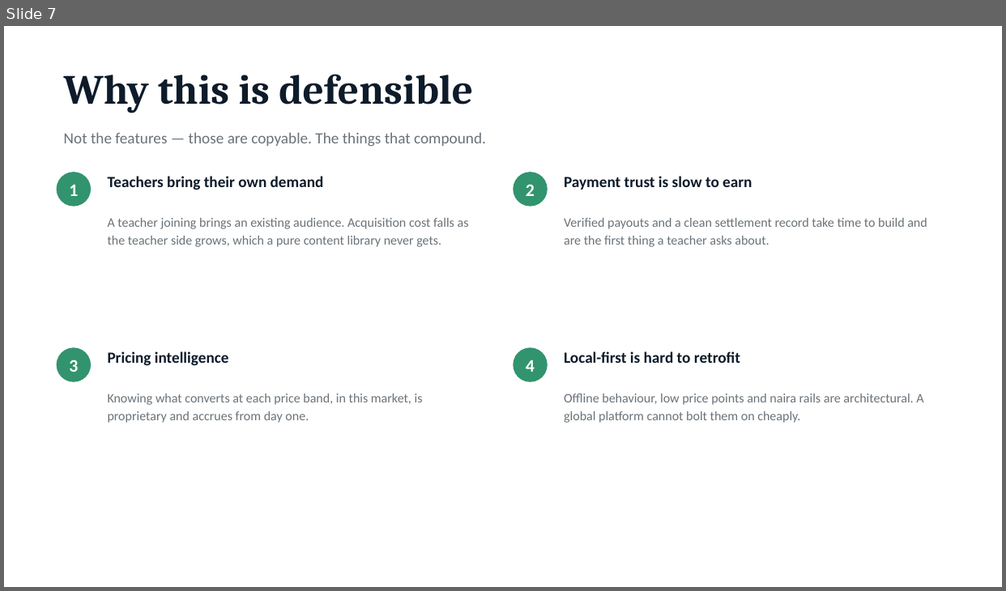
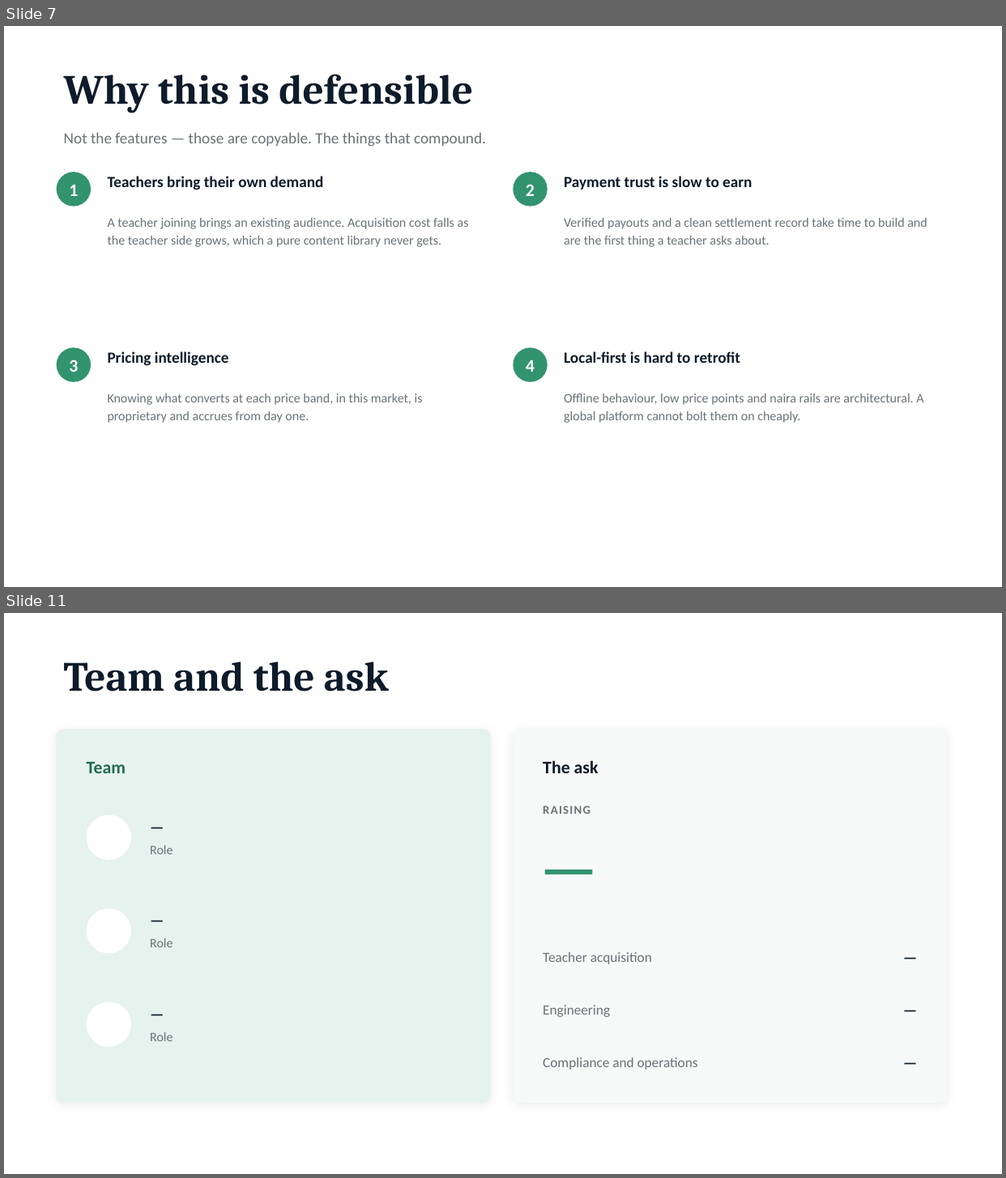
Before and after one commit to Usmandankama/padi_learn, a slide deck: docs/decks/PadiLearn-Investor-Pitch.pptx. Shown one above the other, each under a label of ours: slide 7 before the commit, slides 7 and 11 after it; the slides between them are not shown. The pictures are 1006x591 and 1006x1178 pixels, drawn with LibreOffice and Linux fonts; fonts in the diff are those of the drawing. Boxes give left, top, right and bottom in pixels: in the first picture for what was removed or moved away, otherwise in the second. Text is boxed around its words. In the diff, an @@ line names an element or a change of style, - is before the commit and + after.

```diff
--- a/docs/decks/PadiLearn-Investor-Pitch.pptx
+++ b/docs/decks/PadiLearn-Investor-Pitch.pptx
@@ slide 11 added at bbox=[4, 613, 1002, 1174], background #FFFFFF @@
@@ text added at bbox=[64, 662, 389, 692], 40 pt, text #0D1B2A, bold @@
+Team and the ask
@@ rounded rectangle added at bbox=[57, 729, 491, 1103], fill #E6F2ED @@
@@ rounded rectangle added at bbox=[513, 729, 948, 1103], fill #F7F9F8 @@
@@ text added at bbox=[87, 762, 126, 773], 17 pt, text #236B50, bold @@
+Team
@@ text added at bbox=[543, 760, 599, 773], 17 pt, text #0D1B2A, bold @@
+The ask
@@ text added at bbox=[543, 806, 590, 814], 11.5 pt, text #6A7278, bold @@
+RAISING
@@ ellipse added at bbox=[87, 815, 131, 860], fill #FFFFFF @@
@@ text added at bbox=[150, 814, 457, 840], 15 pt, text #0D1B2A, bold @@
+—
@@ text added at bbox=[543, 826, 918, 905], 50 pt, text #32936F, bold @@
+—
@@ text added at bbox=[150, 845, 172, 854], 12.5 pt, text #6A7278 @@
+Role
@@ ellipse added at bbox=[87, 909, 131, 954], fill #FFFFFF @@
@@ text added at bbox=[150, 907, 457, 934], 15 pt, text #0D1B2A, bold @@
+—
@@ text added at bbox=[150, 939, 172, 948], 12.5 pt, text #6A7278 @@
+Role
@@ text added at bbox=[543, 952, 652, 965], 13.5 pt, text #6A7278 @@
+Teacher acquisition
@@ text added at bbox=[820, 943, 918, 973], 15 pt, text #0D1B2A, bold @@
+—
@@ text added at bbox=[150, 1001, 457, 1027], 15 pt, text #0D1B2A, bold @@
+—
@@ text added at bbox=[820, 995, 918, 1024], 15 pt, text #0D1B2A, bold @@
+—
@@ ellipse added at bbox=[87, 1003, 131, 1047], fill #FFFFFF @@
@@ text added at bbox=[543, 1005, 610, 1017], 13.5 pt, text #6A7278 @@
+Engineering
@@ text added at bbox=[150, 1033, 172, 1041], 12.5 pt, text #6A7278 @@
+Role
@@ text added at bbox=[820, 1047, 918, 1077], 15 pt, text #0D1B2A, bold @@
+—
@@ text added at bbox=[543, 1058, 698, 1070], 13.5 pt, text #6A7278 @@
+Compliance and operations
```
Also in this commit, not shown: 6 slides changed, 2 other slides added, 3 slides removed, 2 other files.
